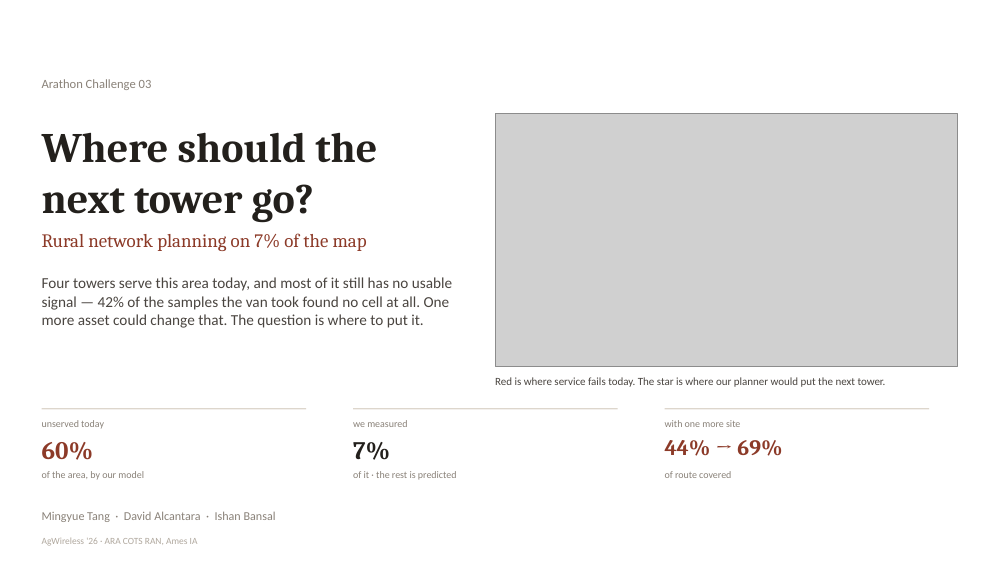
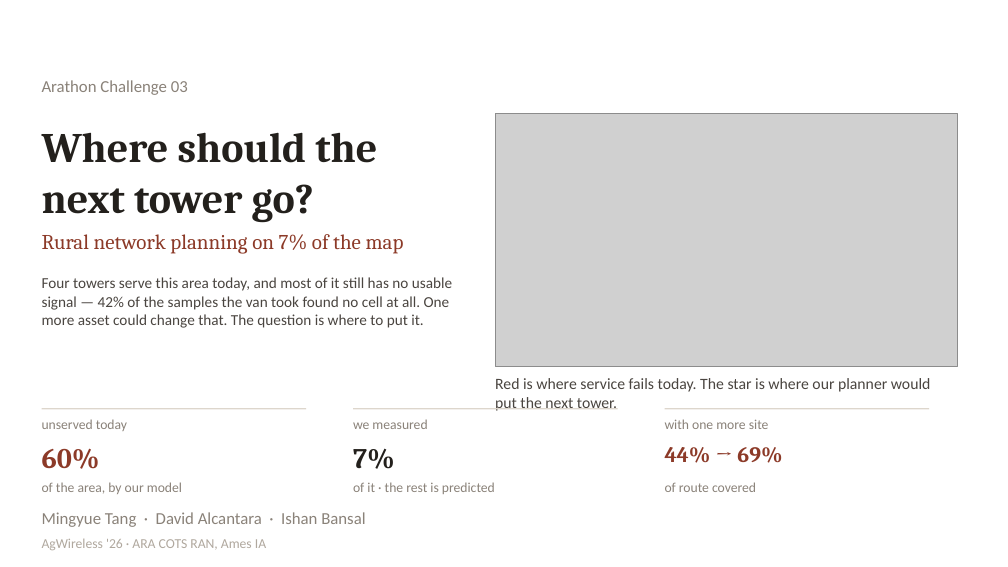
Before and after one commit to mtang724/arathon-c03-rural-infrastructure-placement, a slide deck: slide 1 of ARA_Challenge3.pptx. Drawn at 1008x567 pixels with LibreOffice and Linux fonts; fonts in the diff are those of the drawing; grey boxes stand for pictures. Boxes give left, top, right and bottom in pixels: in the first picture for what was removed or moved away, otherwise in the second. Text is boxed around its words. In the diff, an @@ line names an element or a change of style, - is before the commit and + after.

```diff
--- a/ARA_Challenge3.pptx
+++ b/ARA_Challenge3.pptx
@@ text "Arathon Challenge 03" at (42, 80, 188, 95): size 12 to 16 pt @@
@@ text "Rural network planning on 7% ..." at (42, 234, 404, 254): size 18 to 20 pt @@
@@ text "Red is where service fails ..." at (495, 378, 931, 411): size 10.5 to 15 pt @@
@@ text "60%" at (42, 448, 100, 469): size 24 to 27 pt @@
@@ text "7%" at (353, 448, 395, 469): size 24 to 27 pt @@
@@ text "44% → 69%": place and size @@
-text "44% → 69%" at (665, 440, 782, 456)
+text "44% → 69%" at (665, 447, 782, 463)
@@ text "of the area, by our ...": place and size @@
-text "of the area, by our ..." at (42, 471, 144, 480)
+text "of the area, by our ..." at (42, 482, 182, 494)
@@ size 9.5 to 13 pt in 6 elements at (42, 419, 127, 431), (665, 419, 769, 429), (353, 419, 427, 429), (42, 482, 182, 494), (665, 482, 756, 492), (353, 482, 495, 494) @@
@@ text "of it · the rest ...": place and size @@
-text "of it · the rest ..." at (353, 471, 457, 480)
+text "of it · the rest ..." at (353, 482, 495, 494)
@@ text "of route covered": place and size @@
-text "of route covered" at (665, 471, 731, 478)
+text "of route covered" at (665, 482, 756, 492)
@@ text "Mingyue Tang · David Alcantara ..." at (42, 512, 365, 527): size 11.5 to 16 pt @@
@@ text "AgWireless '26 · ARA COTS ..." at (42, 539, 266, 550): size 9 to 13 pt @@
```
Also in this commit, not shown: 5 other slides changed, 2 other files.
